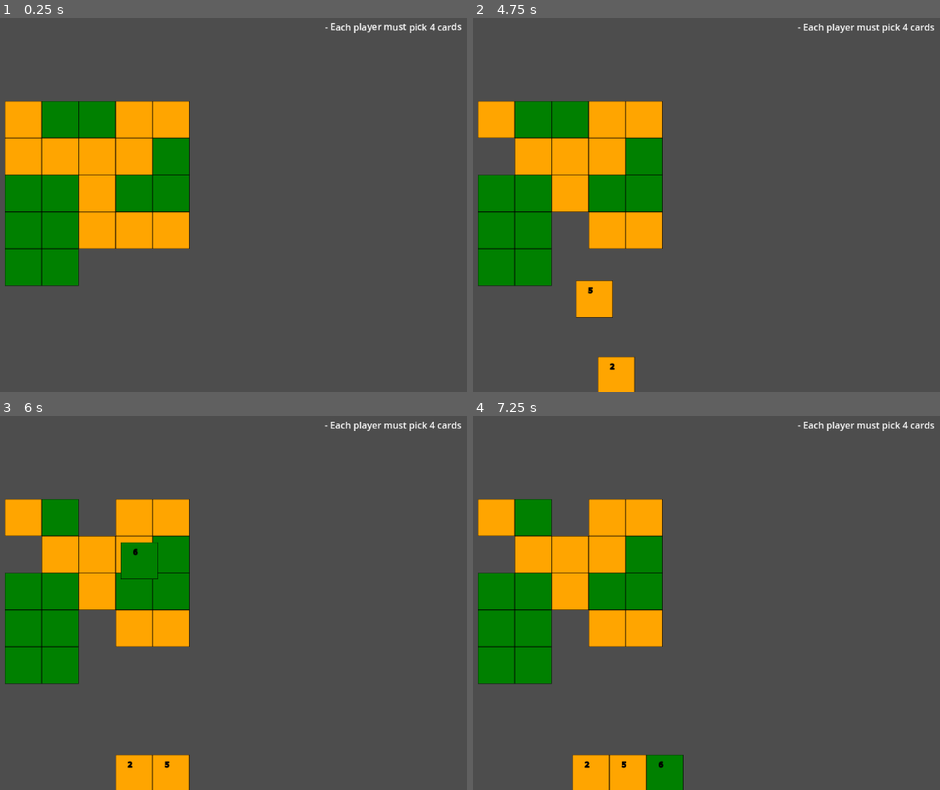
Above: before the commit, frames 1-4 (two rows, left to right).
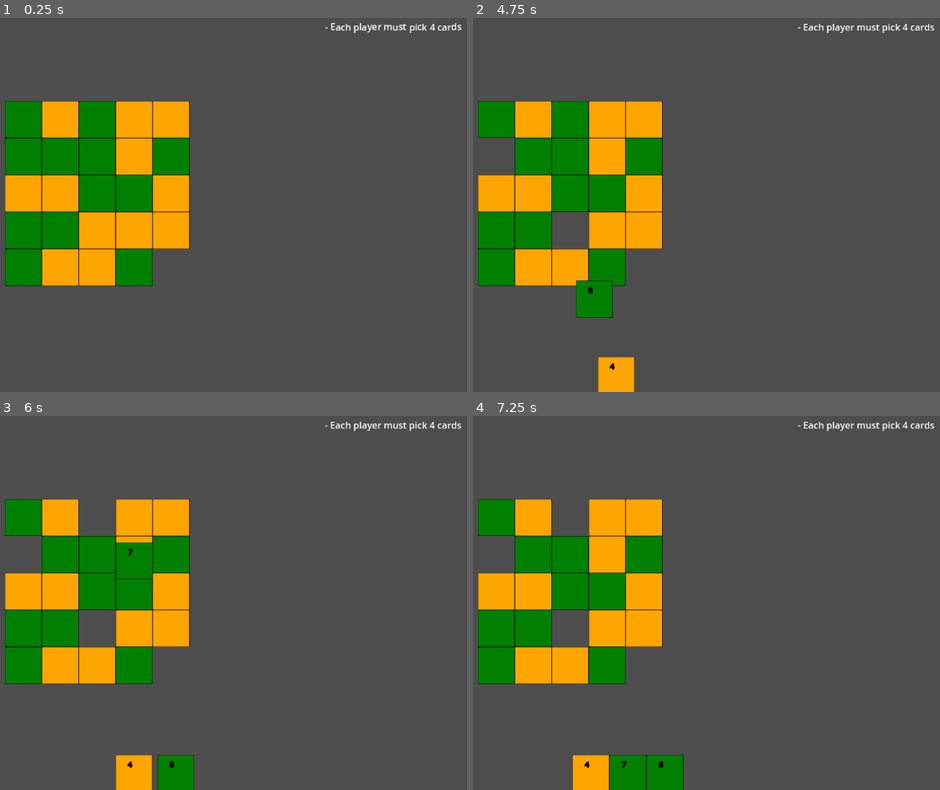
Above: after the commit, the same moments.

Repository: gturri/godot-coda
Game: Godot game, scene res://board.tscn
The game is run twice, just before and just after one commit, with the same random seed, the same clock (stepped at 60 frames per second) and the same inputs. This scene is started directly instead of the project's main scene.
Inputs (mouse positions are in pixels of both pictures, inside the frame that each line leads up to):
- Up to frame 1 (0.25 s): no input
- Up to frame 2 (4.75 s): tap Enter (submit_form) at 0.5, 1.35, 2.85, 4.25, 4.35 s; move the mouse to (907, 205) at 0.52 s; press the mouse at (907, 205) at 0.53 s; move the mouse to (552, 223) at 1.27 s; release the mouse at (552, 223) at 1.28 s; click (552, 223) at 1.42 s; move the mouse to (627, 377) at 2.02 s; press the mouse at (627, 377) at 2.03 s; move the mouse to (650, 279) at 2.77 s; release the mouse at (650, 279) at 2.78 s; click (650, 279) at 2.92 s; tap Space at 3.5 s; move the mouse to (883, 261) at 3.52 s; press the mouse at (883, 261) at 3.53 s; move the mouse to (487, 148) at 4.27 s; release the mouse at (487, 148) at 4.28 s; click (487, 148) at 4.42 s
- Up to frame 3 (6 s): move the mouse to (172, 775) at 5.02 s; press the mouse at (172, 775) at 5.03 s; tap Space at 5.75 s; move the mouse to (112, 509) at 5.77 s; release the mouse at (112, 509) at 5.78 s; tap Enter (submit_form) at 5.85 s; click (112, 509) at 5.92 s
- Up to frame 4 (7.25 s): move the mouse to (664, 775) at 6.52 s; press the mouse at (664, 775) at 6.53 s

The runs differ from the first frame. In frame 1, 9.4% of the frame differs, in the area x 1-41%, y 22-72%; in frame 2, 9.3%; in frame 3, 9.7%, in the area x 1-42%, y 22-100%; in frame 4, 9.4%.

Commit message:
cards can go up to 12
Fixes #5

Diff:
--- a/available_tiles.gd
+++ b/available_tiles.gd
@@ -2,7 +2,7 @@
 
 const nbColors := 2
 const sourceId := 0
-@export var maxValue := 11
+@export var maxValue := 12
 @export var cardsPerRow := 5
 var cards: Array[Card] = []
 signal cardDrawn(card: Card, card_id: int, cardPosition: Vector2)
Not shown, changed: README.md
